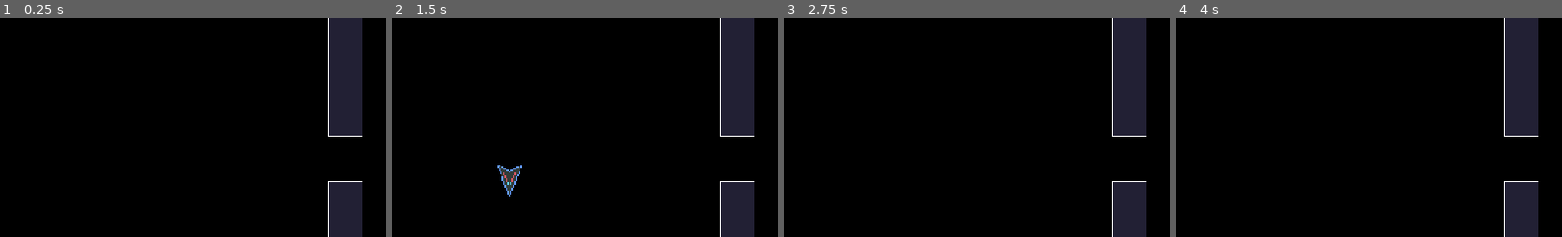
Above: before the commit, frames 1-4 (left to right).
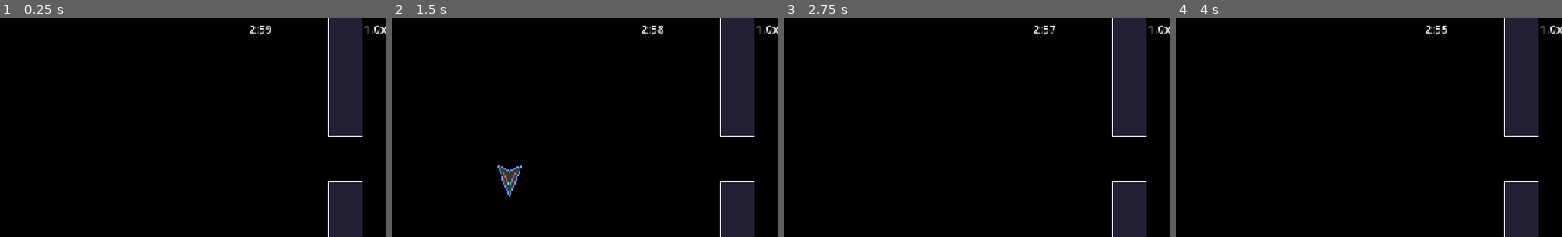
Above: after the commit, the same moments.

Repository: LitaDev-nsfw/Vector
Game: Godot game, scene res://Scenes/game.tscn
Two runs of this game, one before a commit and one after it. Both use one fixed random seed, a clock stepped at 60 frames per second and the inputs below.
Inputs:
- Up to frame 1 (0.25 s): no input
- Up to frame 2 (1.5 s): tap Enter at 0.5 s; hold D (move_right) 0.53-1.28 s; tap Down (aim_down) at 0.6 s; hold S (move_down) from 1.28 s (still down); tap Left (aim_left) at 1.35 s
- Up to frame 3 (2.75 s): release S (move_down) at 2.03 s; hold D (move_right) from 2.03 s (still down); tap Right (aim_right) at 2.1 s
- Up to frame 4 (4 s): release D (move_right) at 2.78 s; hold W (move_up) 2.78-3.53 s; tap Up (aim_up) at 2.85 s; hold A (move_left) from 3.53 s (still down); tap X (dash) at 3.6 s
The pictures show only the part of the screen within x 50-100%, y 18-68%; the shares and areas given below are measured in that part.

The runs differ from the first frame. In frame 1, 0.2% of the frame differs, in the area x 64-100%, y 3-8%; in frame 2, 0.2%; in frame 3, 0.2%; in frame 4, 0.2%.
Error before the commit: Parse Error: Unexpected identifier "w" in class body. (res://Data/Scripts/ui.gd:17)

Commit message:
Heal rooms and combo meter

Diff:
--- /dev/null
+++ b/Data/Scripts/healing_zone.gd
@@ -0,0 +1,17 @@
+extends Area2D
+
+var used = false
+
+const HEAL_ANIM_LENGTH = 1.0
+
+func _on_body_entered(body: Node2D) -> void:
+	if not body is Player or used:
+		return
+	var player: Player = body
+	G.halt_actions = true
+	var heal_tween: Tween = create_tween()
+	heal_tween.tween_property(player,"health",player.max_health, HEAL_ANIM_LENGTH)
+	var combo_deplete_tween: Tween = create_tween()
+	combo_deplete_tween.tween_property(player,"current_combo_life",0,HEAL_ANIM_LENGTH)
+	combo_deplete_tween.tween_property(G,"halt_actions",false,0)
+	used = true
--- a/Data/Scripts/player.gd
+++ b/Data/Scripts/player.gd
@@ -107,6 +107,10 @@
 		input_vector = input_vector.normalized()
 	aim_vector = Input.get_vector("aim_left","aim_right","aim_up","aim_down").normalized()
 	#print("Combo: "+str(current_combo)+" Life: "+str(current_combo_life))
+
+	##Halt Actions Early Return
+	if G.halt_actions:
+		return
 	if current_combo_life > 0:
 		current_combo_life -= delta
 	if current_combo_life <= 0 and current_combo > 1.0:
--- a/Data/Scripts/ui.gd
+++ b/Data/Scripts/ui.gd
@@ -14,6 +14,10 @@
 	if seconds.length() == 1:
 		seconds = "0"+seconds
 	timer_label.text = str(minutes)+":"+str(seconds)
-w	combo_label.text = str(player.current_combo)+"x"
-	combo_meter.max_value = player.get_current_combo_life()
-	combo_meter.value = player.current_combo_life
+	combo_label.text = str(player.current_combo)+"x"
+	if player.current_combo == 1.0:
+		combo_meter.visible = false
+	else:
+		combo_meter.visible = true
+		combo_meter.max_value = player.get_current_combo_life()
+		combo_meter.value = player.current_combo_life
--- a/Scenes/Rooms/healing.tscn
+++ b/Scenes/Rooms/healing.tscn
@@ -1,6 +1,24 @@
-[gd_scene format=3 uid="uid://cetw12a15gt76"]
+[gd_scene format=3 uid="uid://csp0qlyuropbr"]
 
 [ext_resource type="PackedScene" uid="uid://dbtgpv01w0f1x" path="res://Scenes/base_room.tscn" id="1_dpwli"]
+[ext_resource type="Script" uid="uid://bli7b2pg22732" path="res://Data/Scripts/healing_zone.gd" id="2_q66y1"]
+[ext_resource type="Texture2D" uid="uid://5q0c66hq3yck" path="res://Assets/Sprites/heal_zone.png" id="2_yqms6"]
+
+[sub_resource type="RectangleShape2D" id="RectangleShape2D_q66y1"]
 
 [node name="Healing" unique_id=1415294416 instance=ExtResource("1_dpwli")]
 has_enemies = false
+
+[node name="HealingZone" type="Area2D" parent="." index="5" unique_id=370784265]
+position = Vector2(-16, -48)
+collision_layer = 0
+collision_mask = 2
+script = ExtResource("2_q66y1")
+
+[node name="CollisionShape2D" type="CollisionShape2D" parent="HealingZone" index="0" unique_id=1725711097]
+shape = SubResource("RectangleShape2D_q66y1")
+
+[node name="Sprite2D" type="Sprite2D" parent="HealingZone" index="1" unique_id=1400407812]
+texture = ExtResource("2_yqms6")
+
+[connection signal="body_entered" from="HealingZone" to="HealingZone" method="_on_body_entered"]
--- a/Scenes/game.tscn
+++ b/Scenes/game.tscn
@@ -19,6 +19,7 @@
 [ext_resource type="Script" path="res://Data/Scripts/reticle.gd" id="11_nnt18"]
 [ext_resource type="Texture2D" uid="uid://dx7a63fvfgeeo" path="res://Assets/Sprites/parry.png" id="17_ewbju"]
 [ext_resource type="Script" uid="uid://bn1h50ufx85up" path="res://Data/Scripts/ui.gd" id="18_85qyi"]
+[ext_resource type="Texture2D" uid="uid://cmwympn1o4gw6" path="res://Assets/Sprites/combo_meter.png" id="20_7nbq1"]
 
 [sub_resource type="CapsuleShape2D" id="CapsuleShape2D_nnt18"]
 radius = 6.0
@@ -375,6 +376,8 @@
 
 [node name="ComboMeter" type="TextureProgressBar" parent="UI/Control/VBoxContainer" unique_id=1987867746]
 layout_mode = 2
+step = 0.1
+texture_progress = ExtResource("20_7nbq1")
 
 [node name="ComboHistory" type="VBoxContainer" parent="UI/Control/VBoxContainer" unique_id=1212225771]
 layout_mode = 2
Binary file added: Assets/Sprites/combo_meter.ase
Binary file added: Assets/Sprites/combo_meter.png
Not shown, added: Assets/Sprites/combo_meter.png.import
Binary file added: Assets/Sprites/heal_zone.ase
Binary file added: Assets/Sprites/heal_zone.png
Not shown, added: Assets/Sprites/heal_zone.png.import
Not shown, added: Data/Scripts/healing_zone.gd.uid
